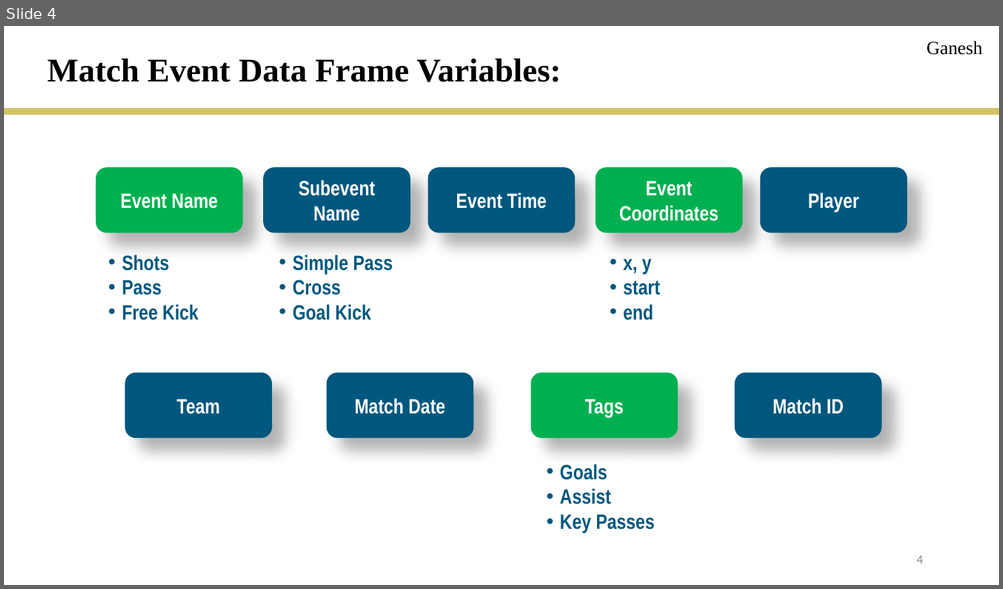
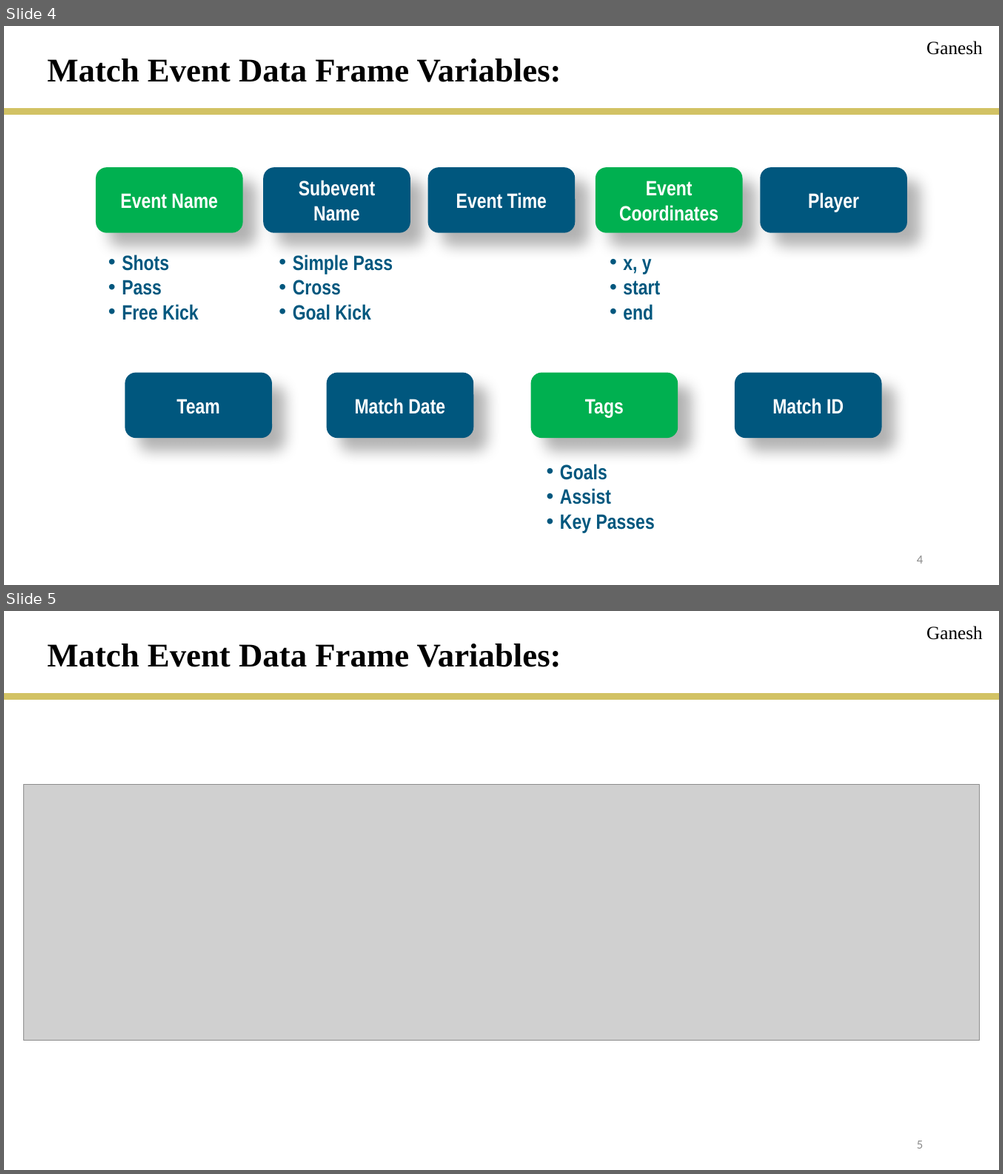
Before and after one commit to rmesina/T2_Codes-R-Us, a slide deck: final_project/T2_final_project.pptx. Shown one above the other, each under a label of ours: slide 4 before the commit, slides 4 and 5 after it. The pictures are 1003x589 and 1003x1174 pixels, drawn with LibreOffice and Linux fonts; fonts in the diff are those of the drawing; grey boxes stand for pictures. Boxes give left, top, right and bottom in pixels: in the first picture for what was removed or moved away, otherwise in the second. Text is boxed around its words. In the diff, an @@ line names an element or a change of style, - is before the commit and + after.

```diff
--- a/final_project/T2_final_project.pptx
+++ b/final_project/T2_final_project.pptx
@@ slide 5 added at (4, 611, 999, 1170), background #FFFFFF @@
@@ text added at (926, 626, 982, 640), 18 pt, text #000000 @@
+Ganesh
@@ text added at (47, 644, 561, 667), 32 pt, text #000000, bold @@
+Match Event Data Frame Variables:
@@ line added from (4, 697) to (999, 697), #D2C264 6 pt @@
@@ picture added at (23, 785, 979, 1042) @@
@@ page number added at (916, 1141, 922, 1149), 12 pt, text #8C8C8C @@
+5
```
Also in this commit, not shown: 2 slides changed, 1 other file.
